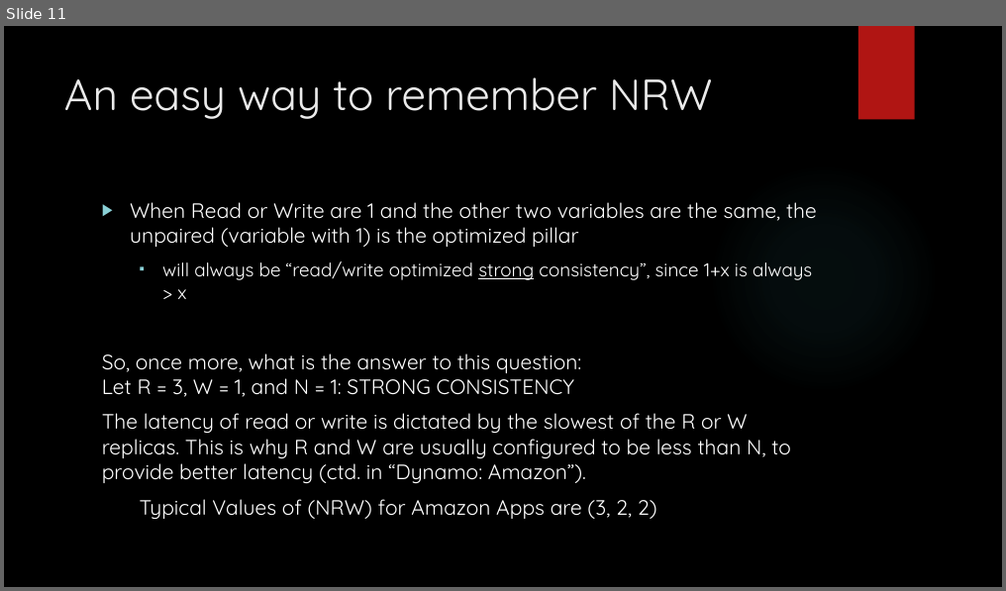
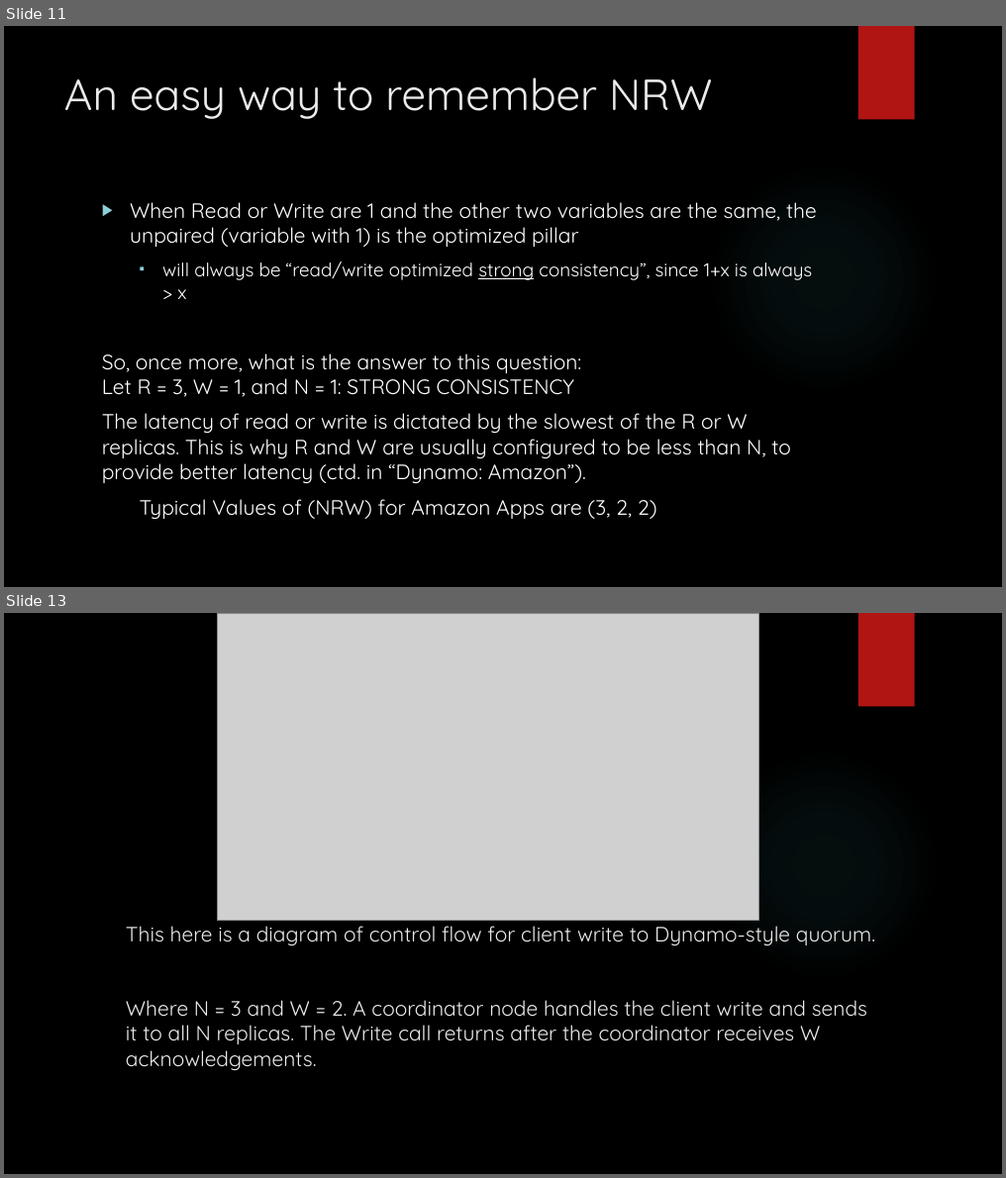
Before and after one commit to MaxWOU/cs364pptx, a slide deck: group6slidshow.pptx. Shown one above the other, each under a label of ours: slide 11 before the commit, slides 11 and 13 after it; the slides between them are not shown. The pictures are 1006x591 and 1006x1178 pixels, drawn with LibreOffice and Linux fonts; fonts in the diff are those of the drawing; grey boxes stand for pictures; background and template pictures are left out. Boxes give left, top, right and bottom in pixels: in the first picture for what was removed or moved away, otherwise in the second. Text is boxed around its words. In the diff, an @@ line names an element or a change of style, - is before the commit and + after.

```diff
--- a/group6slidshow.pptx
+++ b/group6slidshow.pptx
@@ slide 13 added at [4, 613, 1002, 1174], background picture (left out); not listed: 2 template elements that a slide beside it also shows @@
@@ picture added at [218, 613, 758, 921] @@
@@ title added at [126, 920, 875, 1045], 20 pt, text #EBEBEB @@
+This here is a diagram of control flow for client write to Dynamo-style quorum.
+Where N = 3 and W = 2. A coordinator node handles the client write and sends it to all N replicas. The Write call returns after the coordinator receives W acknowledgements.
```
Also in this commit, not shown: 4 slides changed, 2 other slides added.
